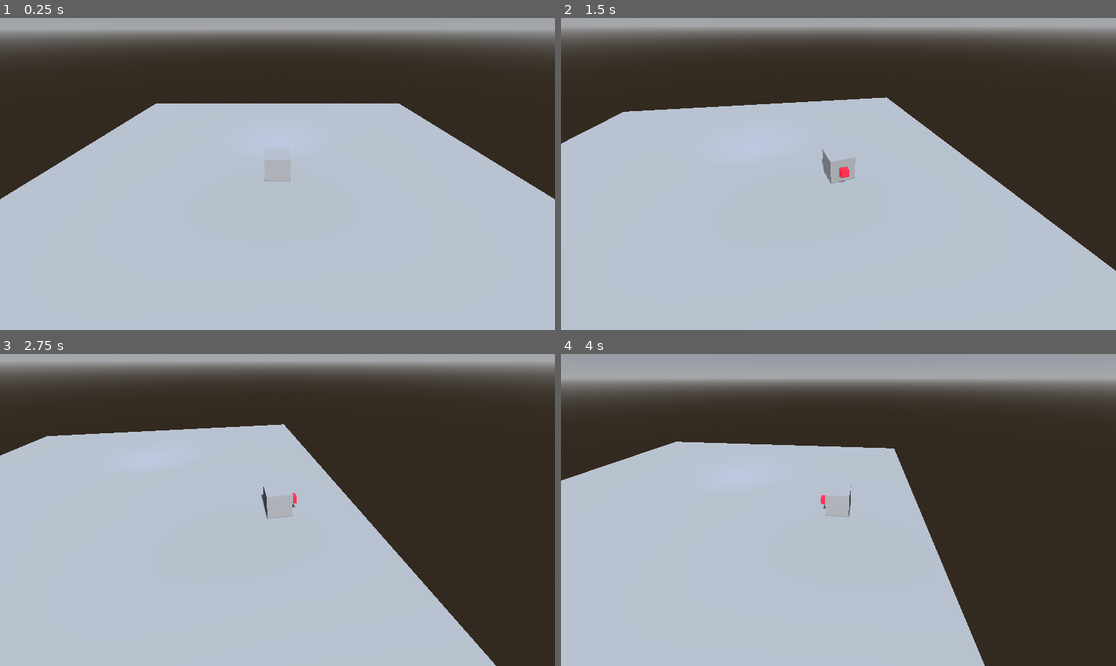
Above: before the commit, frames 1-4 (two rows, left to right).
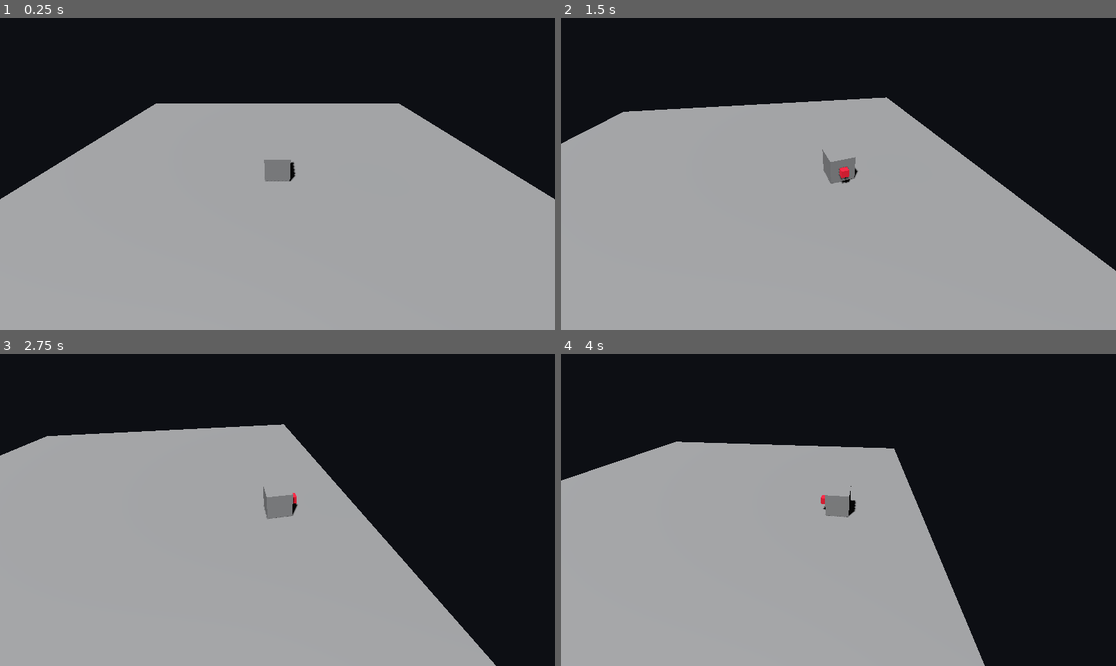
Above: after the commit, the same moments.

Repository: RUB1C/VOIDHEART_Taller_4_Programacion_Grafica
Game: Godot game, scene res://zona_a.tscn
Same seed, same stepped clock (60 frames per second), same inputs: the game is played once before the commit and once after it. Before the commit the project starts from res://mundo.tscn.
Inputs:
- Up to frame 1 (0.25 s): no input
- Up to frame 2 (1.5 s): tap Enter at 0.5 s; hold D 0.53-1.28 s; hold E 0.53-1.28 s; hold S from 1.28 s (still down); tap E at 1.35 s
- Up to frame 3 (2.75 s): release S at 2.03 s; hold D from 2.03 s (still down); hold E from 2.03 s (still down)
- Up to frame 4 (4 s): release D at 2.78 s; release E at 2.78 s; hold W 2.78-3.53 s; tap E at 2.85 s; hold A from 3.53 s (still down); hold E from 3.53 s (still down)

The runs differ from the first frame. In frame 1, 100% of the frame differs, in the area x 0-100%, y 0-100%; in frame 2, 100%; in frame 3, 100%; in frame 4, 100%.

Commit message:
Solucion nivel 1

Diff:
--- /dev/null
+++ b/voidheart-taller-4/ciclo_dia.gd
@@ -0,0 +1,21 @@
+class_name CicloDia
+extends Node
+
+const NARANJA := Color(0.7, 0.75, 0.85)
+
+@export var hora := 10.0
+@export var duracion_dia := 48.0
+@export var pausado := true
+
+func avanzar(dt: float) -> void:
+	if not pausado:
+		hora = fposmod(hora + (24.0 * dt / duracion_dia), 24.0)
+
+static func elevacion(h: float) -> float:
+	return (h - 6.0) * 15.0
+
+static func factor_sol(h: float) -> float:
+	return maxf(0.0, sin(deg_to_rad(elevacion(h))))
+
+static func color_sol(h: float) -> Color:
+	return NARANJA.lerp(Color.WHITE, factor_sol(h))
--- /dev/null
+++ b/voidheart-taller-4/integrador.gd
@@ -0,0 +1,16 @@
+class_name Integrador
+## Nivel 3: el integrador propio (Euler semi-implícito), el mismo que usa el motor.
+## Primero la velocidad con la aceleración; después la posición con la velocidad NUEVA.
+
+
+static func paso(pos: Vector3, vel: Vector3, acel: Vector3, dt: float) -> Array:
+	var v2 := vel + acel * dt
+	return [pos + v2 * dt, v2]
+
+
+## n pasos seguidos, sin escena: se prueba solo con números.
+static func simular(pos: Vector3, vel: Vector3, acel: Vector3, dt: float, n: int) -> Array:
+	var estado := [pos, vel]
+	for i in n:
+		estado = paso(estado[0], estado[1], acel, dt)
+	return estado
--- a/voidheart-taller-4/project.godot
+++ b/voidheart-taller-4/project.godot
@@ -10,9 +10,13 @@
 
 [application]
 
-config/name="VOIDHEART_Taller_4"
-run/main_scene="res://mundo.tscn"
+config/name="VOIDHEART"
+run/main_scene="res://zona_a.tscn"
 config/features=PackedStringArray("4.7", "GL Compatibility")
+
+[dotnet]
+
+project/assembly_name="Taller 4 - Inicio (solucion Taller 3)"
 
 [rendering]
 
--- /dev/null
+++ b/voidheart-taller-4/sistema_sol.gd
@@ -0,0 +1,29 @@
+class_name SistemaSol
+extends Node
+
+@export var sol: DirectionalLight3D
+@export var entorno: WorldEnvironment
+@export var energia_sol := 1.0
+@export var azimut := -30.0
+@export var ambiente_dia := 1.0
+@export var ambiente_noche := 0.2
+
+@onready var ciclo: CicloDia = $CicloDia
+
+func _ready() -> void:
+	print(CicloDia.elevacion(9.0), " ", CicloDia.factor_sol(9.0), " ", CicloDia.factor_sol(20.0))
+	aplicar_hora()
+
+func _process(delta: float) -> void:
+	ciclo.avanzar(delta)
+	aplicar_hora()
+
+func aplicar_hora() -> void:
+	var h := ciclo.hora
+	var f := CicloDia.factor_sol(h)
+
+	sol.rotation_degrees = Vector3(-CicloDia.elevacion(h), azimut, 0.0)
+	sol.light_energy = energia_sol * f
+	sol.light_color = CicloDia.color_sol(h)
+
+	entorno.environment.ambient_light_energy = lerpf(ambiente_noche, ambiente_dia, f)
--- /dev/null
+++ b/voidheart-taller-4/zona_a.tscn
@@ -0,0 +1,117 @@
+[gd_scene format=3 uid="uid://kofhyskdpbgu"]
+
+[ext_resource type="Script" uid="uid://c3u4twpiiqet3" path="res://control_jugador.gd" id="1"]
+[ext_resource type="Script" uid="uid://caegrbtqadnhh" path="res://lector_entrada.gd" id="2"]
+[ext_resource type="Script" uid="uid://bnis8f1i0v1te" path="res://motor.gd" id="3"]
+[ext_resource type="Script" uid="uid://p1w2w2u0rxuy" path="res://orientador.gd" id="4"]
+[ext_resource type="Script" uid="uid://b70v78f8ujbl7" path="res://camara_seguidora.gd" id="5"]
+[ext_resource type="Script" uid="uid://dfffy16a2ldl8" path="res://sistema_sol.gd" id="8_tm4ya"]
+[ext_resource type="Script" uid="uid://cjdy6nwskk0r0" path="res://ciclo_dia.gd" id="9_v08mv"]
+[ext_resource type="Script" uid="uid://b18pjmri7820" path="res://agarrador.gd" id="agarrador"]
+[ext_resource type="Script" uid="uid://smqop0buvtrg" path="res://empujador.gd" id="empujador"]
+
+[sub_resource type="PlaneMesh" id="PlaneMesh_1"]
+size = Vector2(20, 20)
+
+[sub_resource type="BoxShape3D" id="PisoForma"]
+size = Vector3(20, 0.2, 20)
+
+[sub_resource type="BoxMesh" id="BoxMesh_1"]
+
+[sub_resource type="BoxMesh" id="BoxMesh_2"]
+size = Vector3(0.3, 0.3, 0.3)
+
+[sub_resource type="StandardMaterial3D" id="Mat_1"]
+albedo_color = Color(0.93, 0.13, 0.24, 1)
+
+[sub_resource type="BoxShape3D" id="JugadorForma"]
+size = Vector3(1, 0.9, 1)
+
+[sub_resource type="ProceduralSkyMaterial" id="ProceduralSkyMaterial_57gmc"]
+
+[sub_resource type="Sky" id="Sky_57gmc"]
+sky_material = SubResource("ProceduralSkyMaterial_57gmc")
+
+[sub_resource type="Environment" id="Environment_uxa2c"]
+background_mode = 1
+background_color = Color(0.050980393, 0.05882353, 0.078431375, 1)
+sky = SubResource("Sky_57gmc")
+ambient_light_source = 2
+ambient_light_color = Color(0.08235294, 0.08235294, 0.08235294, 1)
+tonemap_mode = 2
+
+[node name="ZonaA" type="Node3D" unique_id=1585712207]
+
+[node name="Piso" type="MeshInstance3D" parent="." unique_id=1182673879]
+mesh = SubResource("PlaneMesh_1")
+
+[node name="PisoFisico" type="StaticBody3D" parent="." unique_id=902086870]
+
+[node name="CollisionShape3D" type="CollisionShape3D" parent="PisoFisico" unique_id=1130055141]
+transform = Transform3D(1, 0, 0, 0, 1, 0, 0, 0, 1, 0, -0.1, 0)
+shape = SubResource("PisoForma")
+
+[node name="Sol" type="DirectionalLight3D" parent="." unique_id=1836421241]
+transform = Transform3D(1, 0, 0, 0, 0.707107, 0.707107, 0, -0.707107, 0.707107, 0, 4, 0)
+shadow_enabled = true
+
+[node name="Jugador" type="CharacterBody3D" parent="." unique_id=1429763312]
+collision_layer = 8
+collision_mask = 3
+motion_mode = 1
+script = ExtResource("1")
+
+[node name="Modelo" type="Node3D" parent="Jugador" unique_id=446489245]
+
+[node name="Cuerpo" type="MeshInstance3D" parent="Jugador/Modelo" unique_id=98877003]
+transform = Transform3D(1, 0, 0, 0, 1, 0, 0, 0, 1, 0, 0.5, 0)
+mesh = SubResource("BoxMesh_1")
+
+[node name="Nariz" type="MeshInstance3D" parent="Jugador/Modelo" unique_id=106210292]
+transform = Transform3D(1, 0, 0, 0, 1, 0, 0, 0, 1, 0, 0.5, -0.6)
+mesh = SubResource("BoxMesh_2")
+surface_material_override/0 = SubResource("Mat_1")
+
+[node name="Mano" type="Marker3D" parent="Jugador/Modelo" unique_id=947897185]
+transform = Transform3D(1, 0, 0, 0, 1, 0, 0, 0, 1, 0, 1, -1)
+
+[node name="LectorEntrada" type="Node" parent="Jugador" unique_id=85777902]
+script = ExtResource("2")
+
+[node name="Motor" type="Node" parent="Jugador" unique_id=178710838]
+script = ExtResource("3")
+
+[node name="Orientador" type="Node" parent="Jugador" unique_id=1657696042 node_paths=PackedStringArray("modelo")]
+script = ExtResource("4")
+modelo = NodePath("../Modelo")
+
+[node name="CollisionShape3D" type="CollisionShape3D" parent="Jugador" unique_id=2142795027]
+transform = Transform3D(1, 0, 0, 0, 1, 0, 0, 0, 1, 0, 0.5, 0)
+shape = SubResource("JugadorForma")
+
+[node name="Empujador" type="Node" parent="Jugador" unique_id=1160101658]
+script = ExtResource("empujador")
+
+[node name="Agarrador" type="Node3D" parent="Jugador" unique_id=1292722982 node_paths=PackedStringArray("modelo", "mano")]
+transform = Transform3D(1, 0, 0, 0, 1, 0, 0, 0, 1, 0, 0.5, 0)
+script = ExtResource("agarrador")
+modelo = NodePath("../Modelo")
+mano = NodePath("../Modelo/Mano")
+
+[node name="Camera3D" type="Camera3D" parent="." unique_id=1580422440 node_paths=PackedStringArray("objetivo", "motor")]
+process_priority = 10
+transform = Transform3D(1, 0, 0, 0, 0.819152, 0.573576, 0, -0.573576, 0.819152, 0, 5, 7)
+script = ExtResource("5")
+objetivo = NodePath("../Jugador")
+motor = NodePath("../Jugador/Motor")
+
+[node name="WorldEnvironment" type="WorldEnvironment" parent="." unique_id=1204448248]
+environment = SubResource("Environment_uxa2c")
+
+[node name="SistemaSol" type="Node" parent="." unique_id=364299219 node_paths=PackedStringArray("sol", "entorno")]
+script = ExtResource("8_tm4ya")
+sol = NodePath("../Sol")
+entorno = NodePath("../WorldEnvironment")
+
+[node name="CicloDia" type="Node" parent="SistemaSol" unique_id=5584552]
+script = ExtResource("9_v08mv")
Not shown, added: voidheart-taller-4/ciclo_dia.gd.uid
Not shown, added: voidheart-taller-4/integrador.gd.uid
Not shown, added: voidheart-taller-4/sistema_sol.gd.uid
Not shown, changed: voidheart-taller-4/vectores.gd.uid
